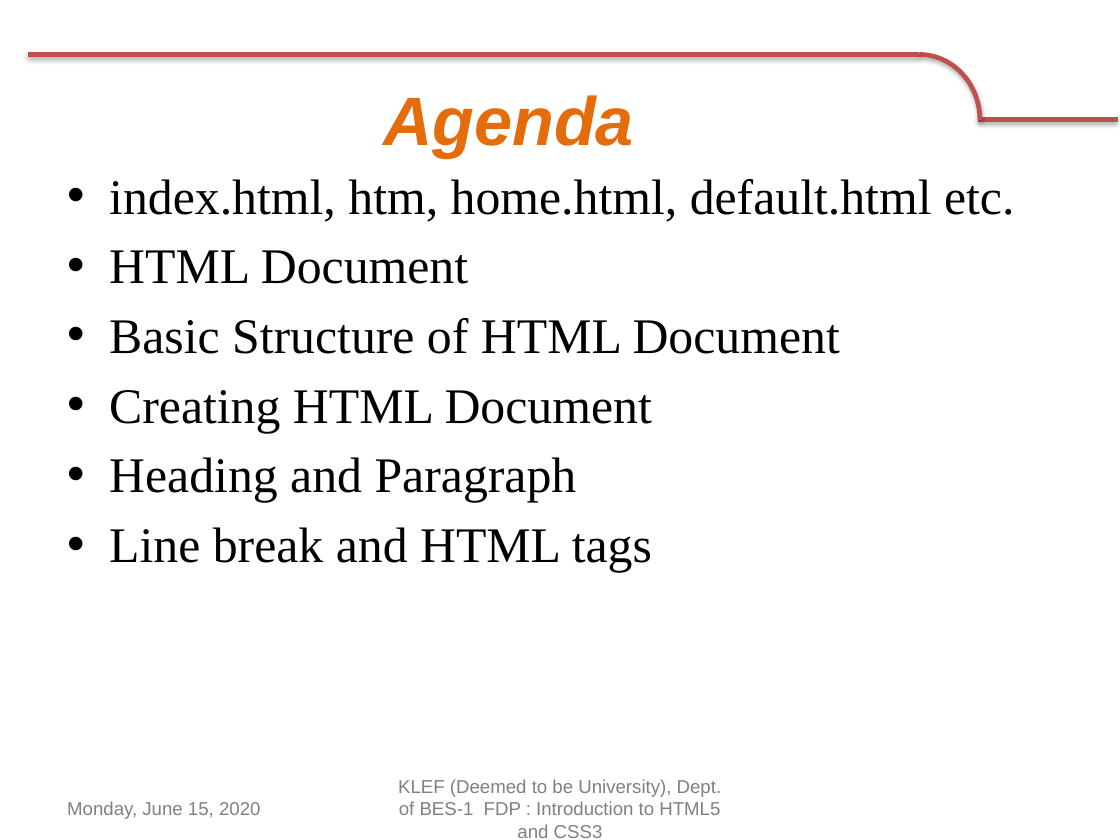
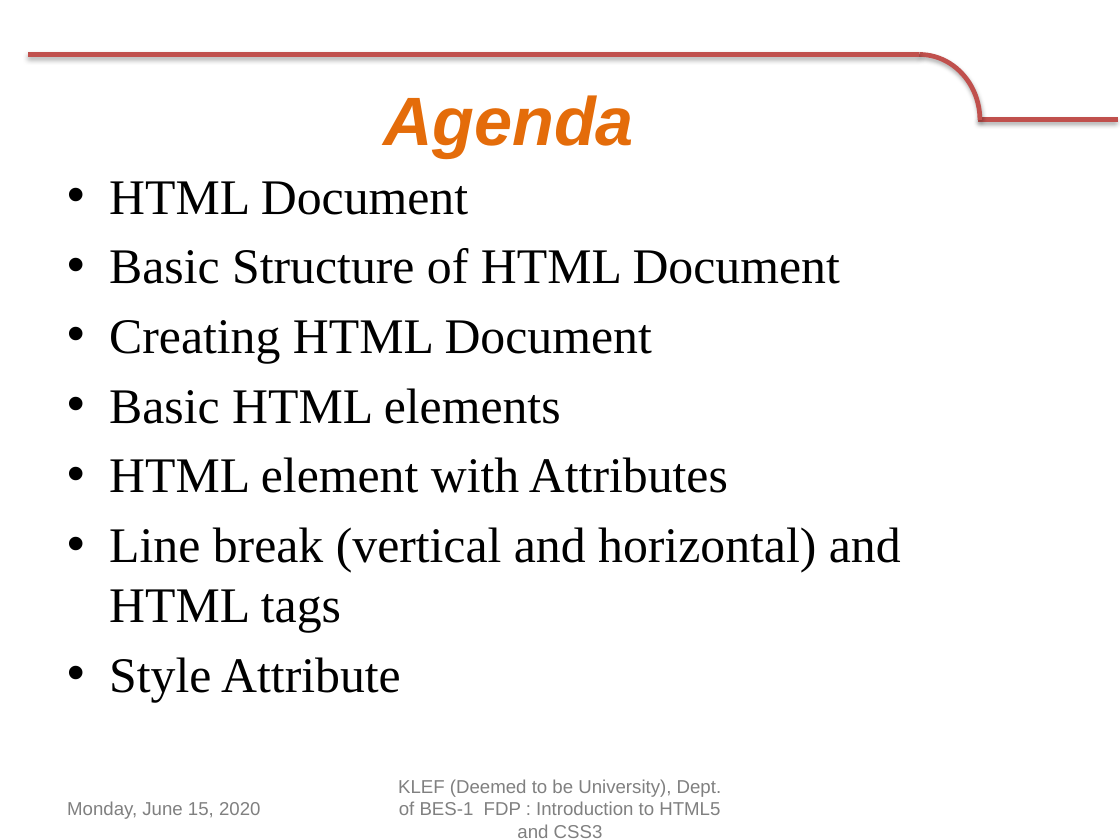
Before and after one commit to navbharti/https---github.com-navbharti-webdesign, a slide deck: slide 2 of html/ppt/day two.pptx. Drawn at 1120x840 pixels with LibreOffice and Linux fonts; fonts in the diff are those of the drawing; background and template pictures are left out. Boxes give left, top, right and bottom in pixels: in the first picture for what was removed or moved away, otherwise in the second. Text is boxed around its words. In the diff, an @@ line names an element or a change of style, - is before the commit and + after.

```diff
--- a/html/ppt/day two.pptx
+++ b/html/ppt/day two.pptx
@@ text at [109, 179, 1014, 222]: paragraph removed @@
-• index.html, htm, home.html, default.html etc.
@@ text at [109, 388, 901, 702]: text changed @@
-• Heading and Paragraph
-• Line break and HTML tags
+• Basic HTML elements
+• HTML element with Attributes
+• Line break (vertical and horizontal) and HTML tags
+• Style Attribute
```
Also in this commit, not shown: 6 other slides changed, 9 slides added, 2 other files.
